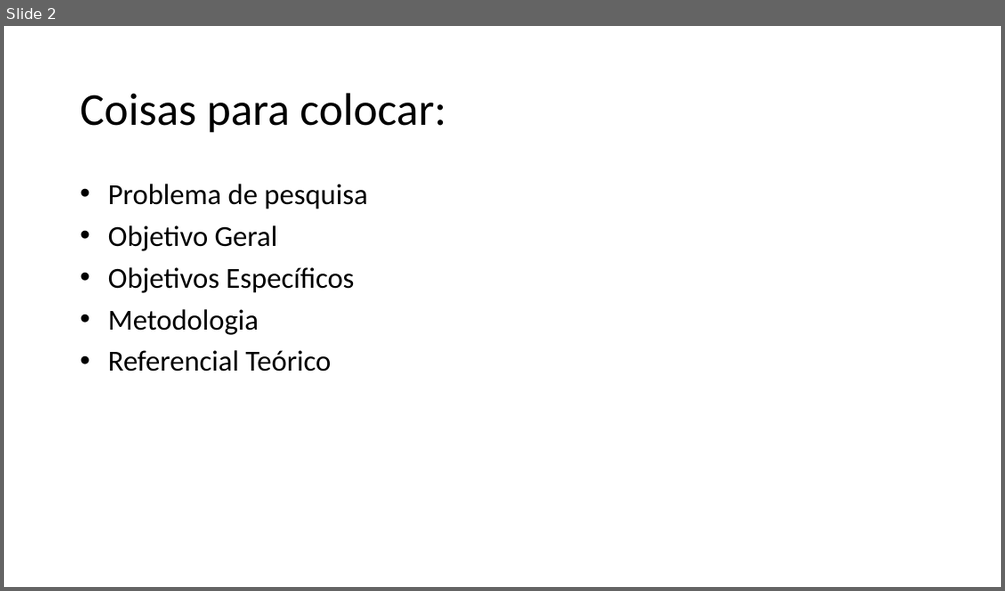
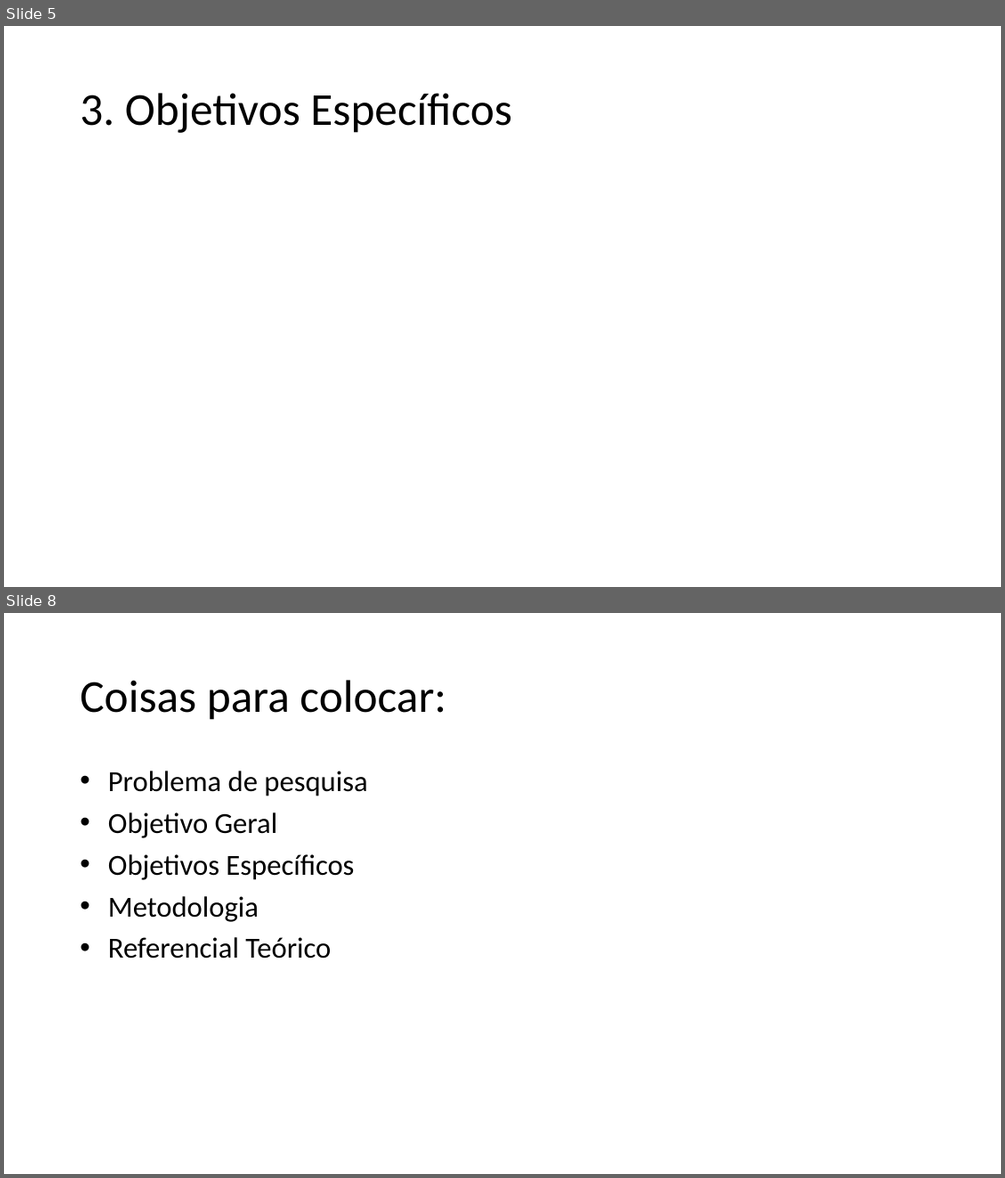
Before and after one commit to ricardopetrere/TCC_FTT, a slide deck: documentos/Apresentação_22_09.pptx. Shown one above the other, each under a label of ours: slide 2 before the commit, slides 5 and 8 after it; the slides between them are not shown. The pictures are 1005x591 and 1005x1178 pixels, drawn with LibreOffice and Linux fonts; fonts in the diff are those of the drawing. Boxes give left, top, right and bottom in pixels: in the first picture for what was removed or moved away, otherwise in the second. Text is boxed around its words. In the diff, an @@ line names an element or a change of style, - is before the commit and + after.

```diff
--- a/documentos/Apresentação_22_09.pptx
+++ b/documentos/Apresentação_22_09.pptx
@@ slide 5 added at (4,26,1001,587), background #FFFFFF @@
@@ title added at (80,93,512,133), 44 pt, text #000000 @@
+3. Objetivos Específicos
@@ what was slide 2 is now slide 8 @@
```
Also in this commit, not shown: 6 other slides added, 1 slide removed, 1 other file.
